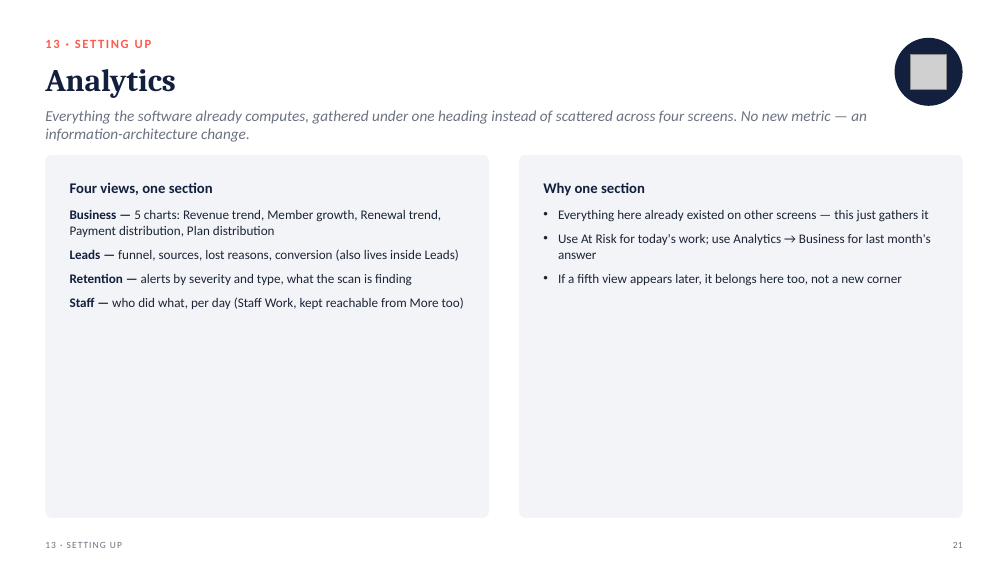
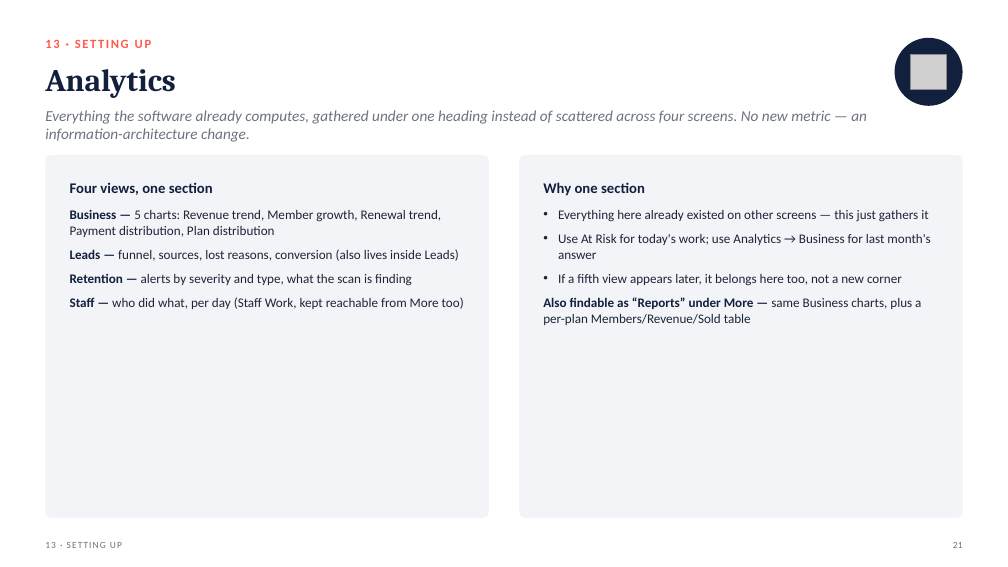
Before and after one commit to singhmarch86/GymCrm_Backend, a slide deck: slide 21 of docs/manual-deck/regulars-manual.pptx. Drawn at 1008x567 pixels with LibreOffice and Linux fonts; fonts in the diff are those of the drawing; grey boxes stand for pictures. Boxes give left, top, right and bottom in pixels: in the first picture for what was removed or moved away, otherwise in the second. Text is boxed around its words. In the diff, an @@ line names an element or a change of style, - is before the commit and + after.

```diff
--- a/docs/manual-deck/regulars-manual.pptx
+++ b/docs/manual-deck/regulars-manual.pptx
@@ text at bbox=[543, 297, 921, 325]: paragraph added @@
+• Also findable as “Reports” under More — same Business charts, plus a per-plan Members/Revenue/Sold table
```
Also in this commit, not shown: 1 other file.
